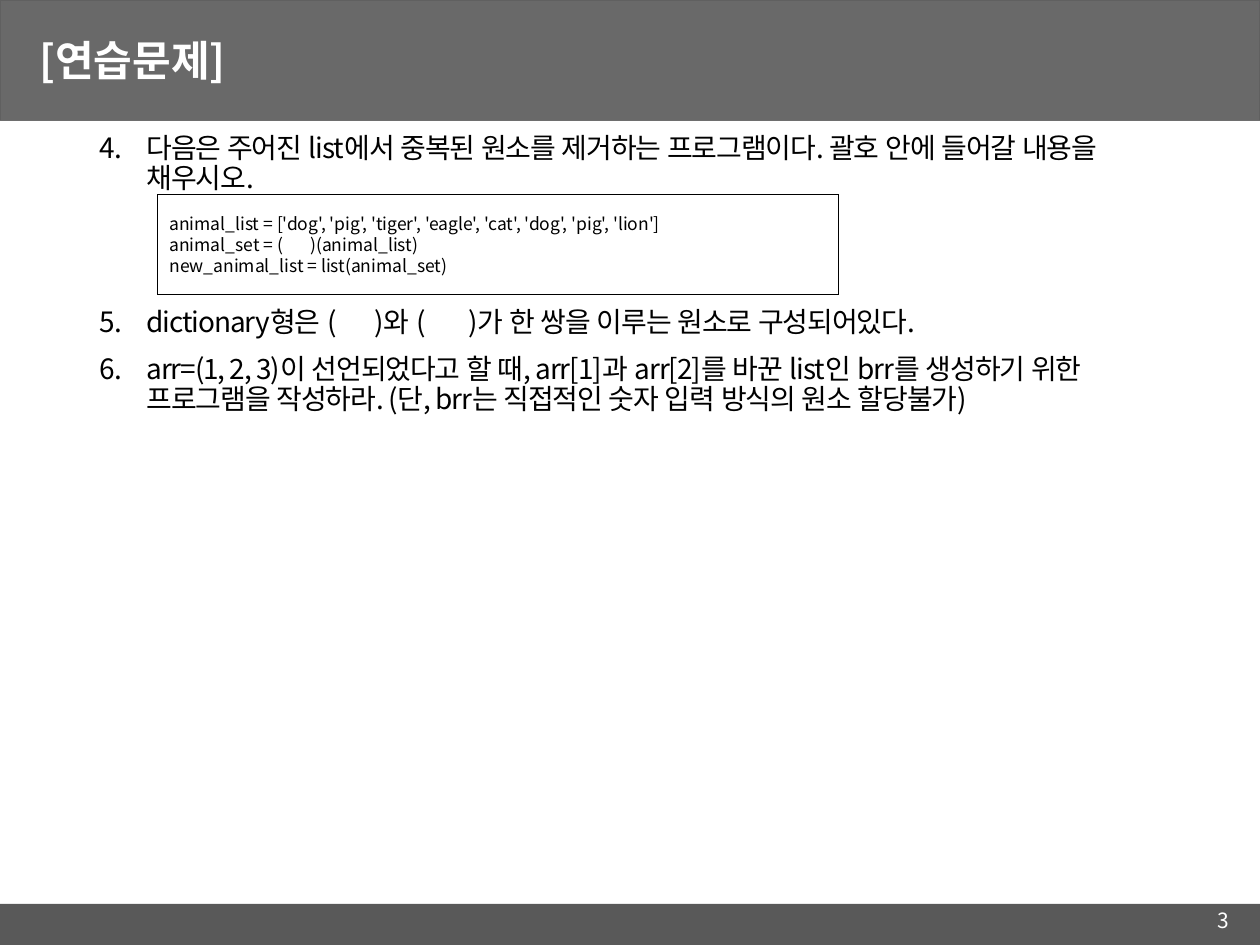
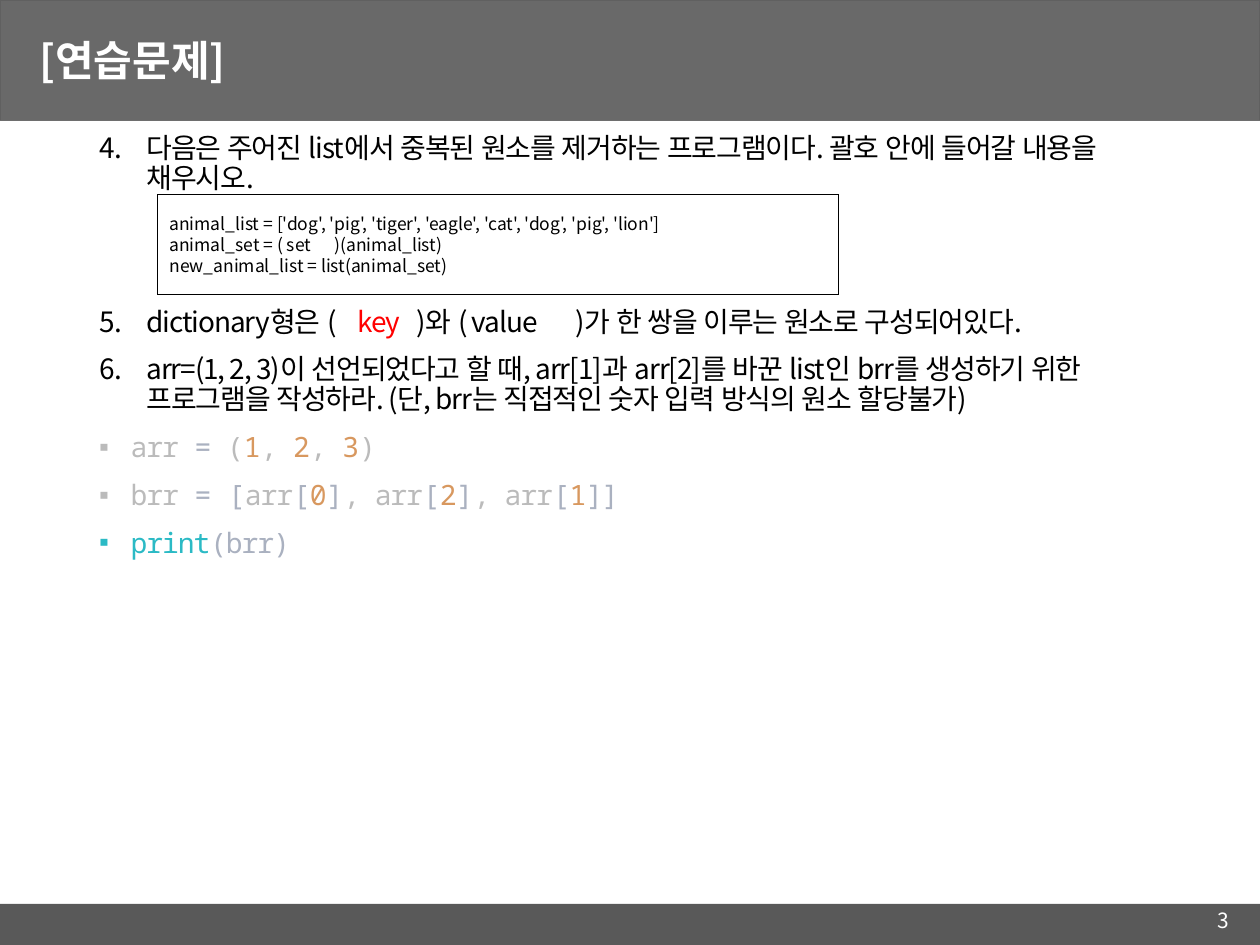
Before and after one commit to mgh3326/big_data_web, a slide deck: slide 3 of python/2_6/1교시아침문제.pptx. Drawn at 1260x945 pixels with LibreOffice and Linux fonts; fonts in the diff are those of the drawing; grey boxes stand for pictures. Boxes give left, top, right and bottom in pixels: in the first picture for what was removed or moved away, otherwise in the second. Text is boxed around its words. In the diff, an @@ line names an element or a change of style, - is before the commit and + after.

```diff
--- a/python/2_6/1교시아침문제.pptx
+++ b/python/2_6/1교시아침문제.pptx
@@ text in rectangle at (x1=170, y1=233, x2=442, y2=255): text changed @@
-animal_set = ( )(animal_list)
+animal_set = ( set )(animal_list)
@@ text at (x1=146, y1=308, x2=1022, y2=339): text changed @@
-5. dictionary형은 ( )와 ( )가 한 쌍을 이루는 원소로 구성되어있다.
+5. dictionary형은 ( key )와 ( value )가 한 쌍을 이루는 원소로 구성되어있다.
@@ text at (x1=131, y1=437, x2=619, y2=560): paragraphs added @@
+▪ arr = (1, 2, 3)
+▪ brr = [arr[0], arr[2], arr[1]]
+▪ print(brr)
```
Also in this commit, not shown: 1 other slide changed, 11 other files.
